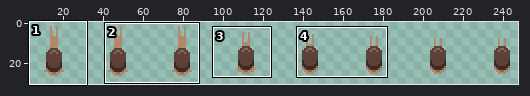
One commit to this sprite sheet: Assets/Art/Enemy/Snail/Hurt/Snail_Hurt_Down.png. The first picture is a wide view before the edit; the outline marks the close-up.
Close-up. Old version:
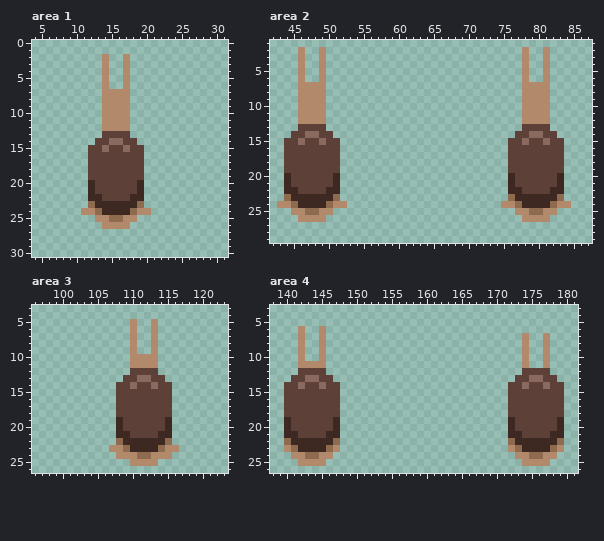
The file is 256x32 pixels. Shown: area 1: x 4..31, y 0..30; area 2: x 42..87, y 1..29; area 3: x 96..123, y 3..26; area 4: x 138..181, y 3..26. The wide view leaves out empty margins. The commit also changed other parts of the picture, which this record leaves out.
And afterwards:
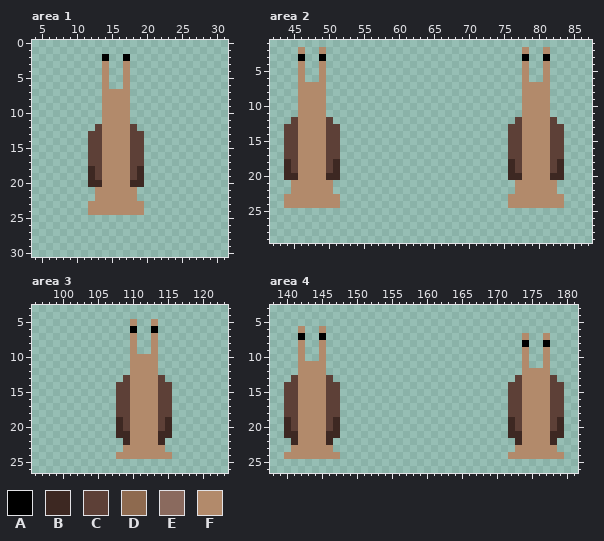
Palette (. is transparent): A #000000  B #3d2822  C #5d4037  D #8e6a4f  E #8a6a5e  F #b28a6b
Difference:
Changed rows in their new state; - is an unchanged pixel.
Area 1:
first column x 14:
 2 A--A
first column x 11:
12 --C----C--
13 -CCFFFFCC-
14 -C-FFFF-C-
15 ---FFFF---
16 ---FFFF---
17 ---FFFF---
18 -B-FFFF-B-
19 -B-FFFF-B-
20 --BFFFFB--
21 -.FFFFFF.-
22 -.FFFFFF.-
23 -FFFFFFFF-
24 .-FFFFFF-.
25 --......--
26 ---....---
Area 2:
first column x 46:
 3 A--A----------------------------A--A
first column x 43:
12 --C----C--------------------------C----C--
13 -CCFFFFCC------------------------CCFFFFCC-
14 -C-FFFF-C------------------------C-FFFF-C-
15 ---FFFF----------------------------FFFF---
16 ---FFFF----------------------------FFFF---
17 ---FFFF----------------------------FFFF---
18 -B-FFFF-B------------------------B-FFFF-B-
19 -B-FFFF-B------------------------B-FFFF-B-
20 --BFFFFB--------------------------BFFFFB--
21 -.FFFFFF.------------------------.FFFFFF.-
22 -.FFFFFF.------------------------.FFFFFF.-
23 -FFFFFFFF------------------------FFFFFFFF-
24 .-FFFFFF-.----------------------.-FFFFFF-.
25 --......--------------------------......--
26 ---....----------------------------....---
Area 3:
first column x 110:
 6 A--A
first column x 107:
12 ---FFFF---
13 ---FFFF---
14 ---FFFF---
15 ---FFFF---
16 ---FFFF---
17 ---FFFF---
18 ---FFFF---
19 ---FFFF---
20 ---FFFF---
21 ---FFFF---
22 -.-FFFF-.-
23 ..FFFFFF..
24 ----FF----
25 ---....---
Area 4:
first column x 142:
 7 A--A--------------------------------
 8 --------------------------------A--A
first column x 140:
12 --FFFF----------------------------FFFF--
13 --FFFF----------------------------FFFF--
14 --FFFF----------------------------FFFF--
15 --FFFF----------------------------FFFF--
16 --FFFF----------------------------FFFF--
17 --FFFF----------------------------FFFF--
18 --FFFF----------------------------FFFF--
19 --FFFF----------------------------FFFF--
20 --FFFF----------------------------FFFF--
21 --FFFF----------------------------FFFF--
22 .-FFFF-.------------------------.-FFFF-.
23 .FFFFFF.------------------------.FFFFFF.
24 F--FF--F------------------------F--FF--F
25 --....----------------------------....--
